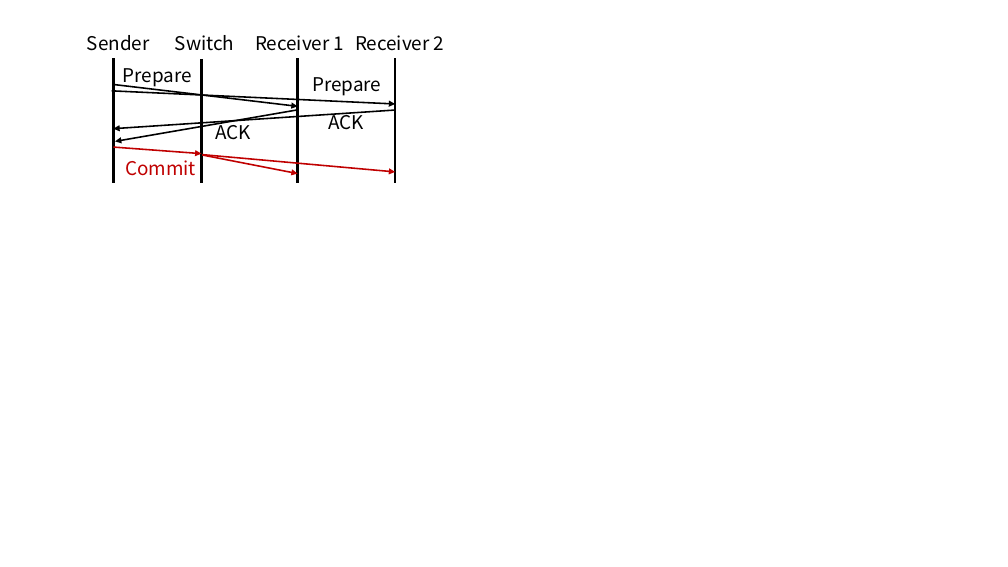
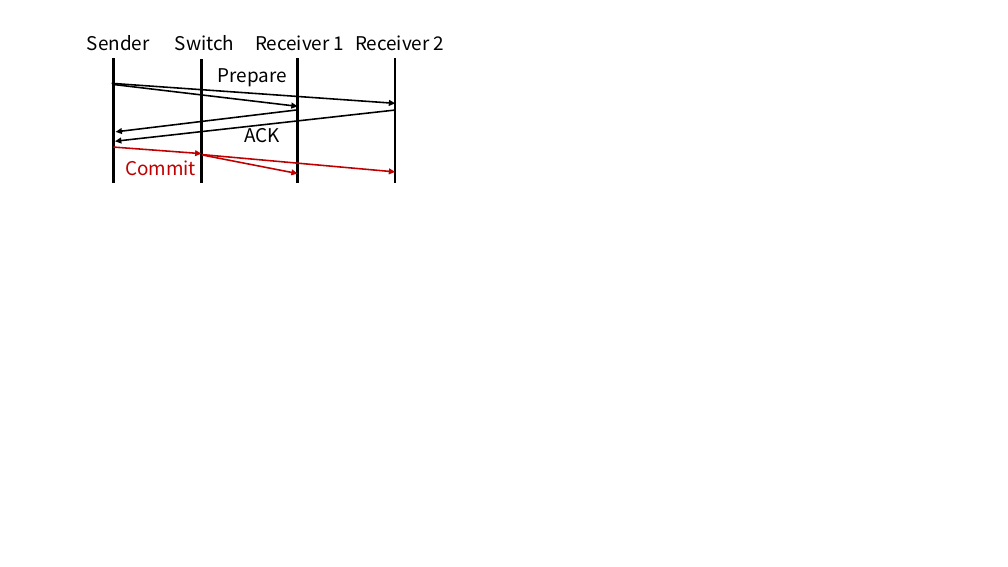
Before and after one commit to bojieli/1Pipe-paper, a slide deck: slide 1 of images/2PC.pptx. Drawn at 1008x567 pixels with LibreOffice and Linux fonts; fonts in the diff are those of the drawing. Boxes give left, top, right and bottom in pixels: in the first picture for what was removed or moved away, otherwise in the second. Text is boxed around its words. In the diff, an @@ line names an element or a change of style, - is before the commit and + after.

```diff
--- a/images/2PC.pptx
+++ b/images/2PC.pptx
@@ arrow moved from (112, 91) - (395, 104) to (112, 83) - (395, 104) @@
@@ text "Prepare": place and size @@
-text "Prepare" at (123,68,192,88)
+text "Prepare" at (218,68,287,87)
@@ text removed at (312,77,381,96) @@
-Prepare
@@ arrow moved from (395, 110) - (113, 129) to (395, 110) - (115, 141) @@
@@ arrow moved from (298, 110) - (115, 141) to (298, 110) - (116, 132) @@
@@ text removed at (215,119,251,140) @@
-ACK
@@ text "ACK": place and size @@
-text "ACK" at (328,111,364,130)
+text "ACK" at (245,122,281,143)
```
Also in this commit, not shown: 14 other files.
